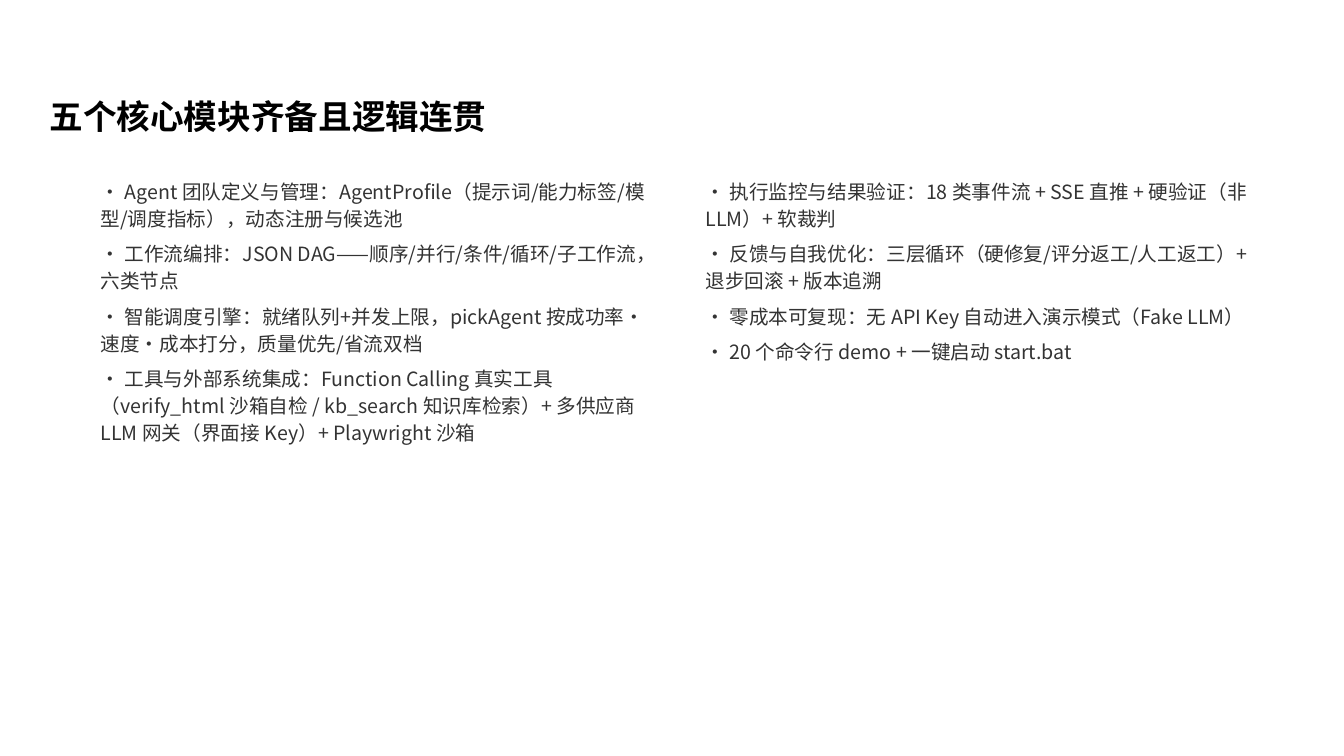
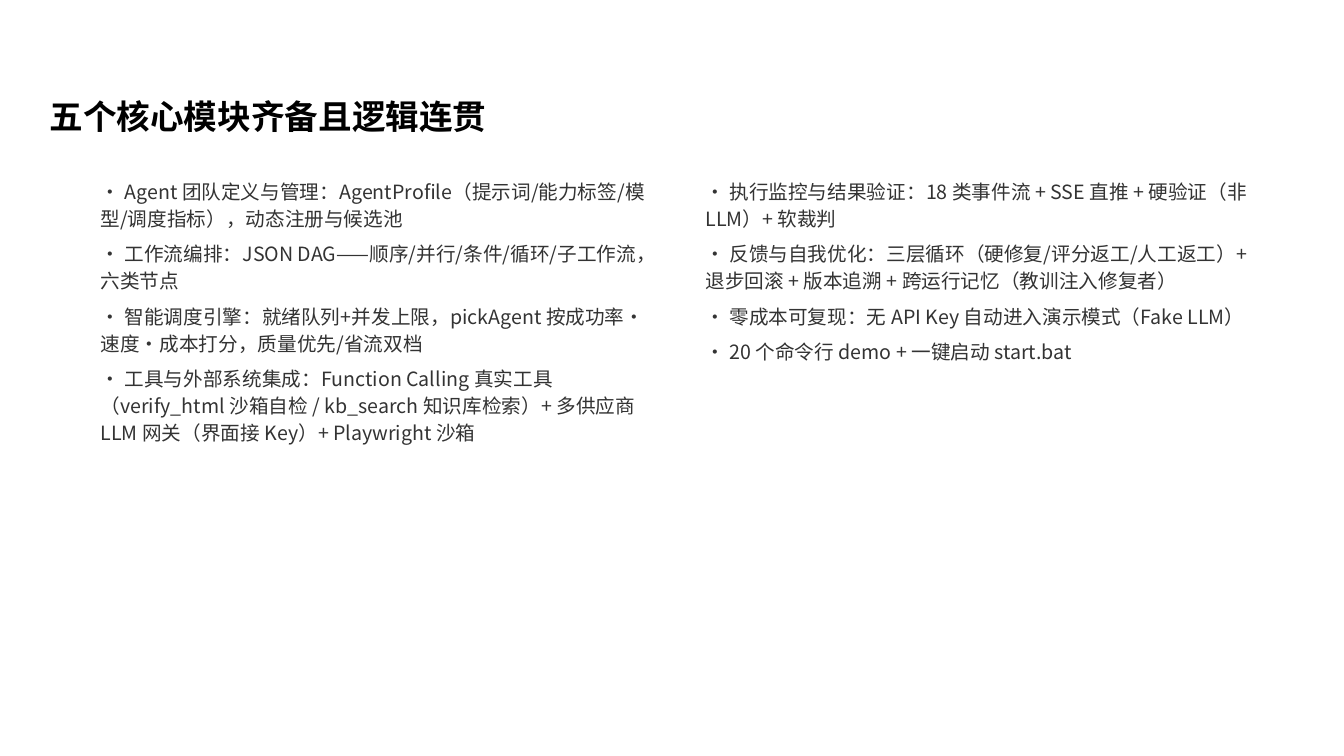
Before and after one commit to pppaio/futurecup-agent-orchestrator, a slide deck: slide 6 of docs/讲解PPT-按模版-v2.pptx. Drawn at 1344x756 pixels with LibreOffice and Linux fonts; fonts in the diff are those of the drawing; background and template pictures are left out. Boxes give left, top, right and bottom in pixels: in the first picture for what was removed or moved away, otherwise in the second. Text is boxed around its words. In the diff, an @@ line names an element or a change of style, - is before the commit and + after.

Commit message:
补齐全部缺口: 跨运行记忆(memory.json教训注入) + MCP客户端(stdio JSON-RPC+示例服务器) + 并发性能测试1.99x + 文档PPT同步

```diff
--- a/docs/讲解PPT-按模版-v2.pptx
+++ b/docs/讲解PPT-按模版-v2.pptx
@@ text at (x1=705, y1=244, x2=1247, y2=290): text changed @@
-• 反馈与自我优化：三层循环（硬修复/评分返工/人工返工）+ 退步回滚 + 版本追溯
+• 反馈与自我优化：三层循环（硬修复/评分返工/人工返工）+ 退步回滚 + 版本追溯 + 跨运行记忆（教训注入修复者）
```
Also in this commit, not shown: 1 other slide changed, 12 other files.
